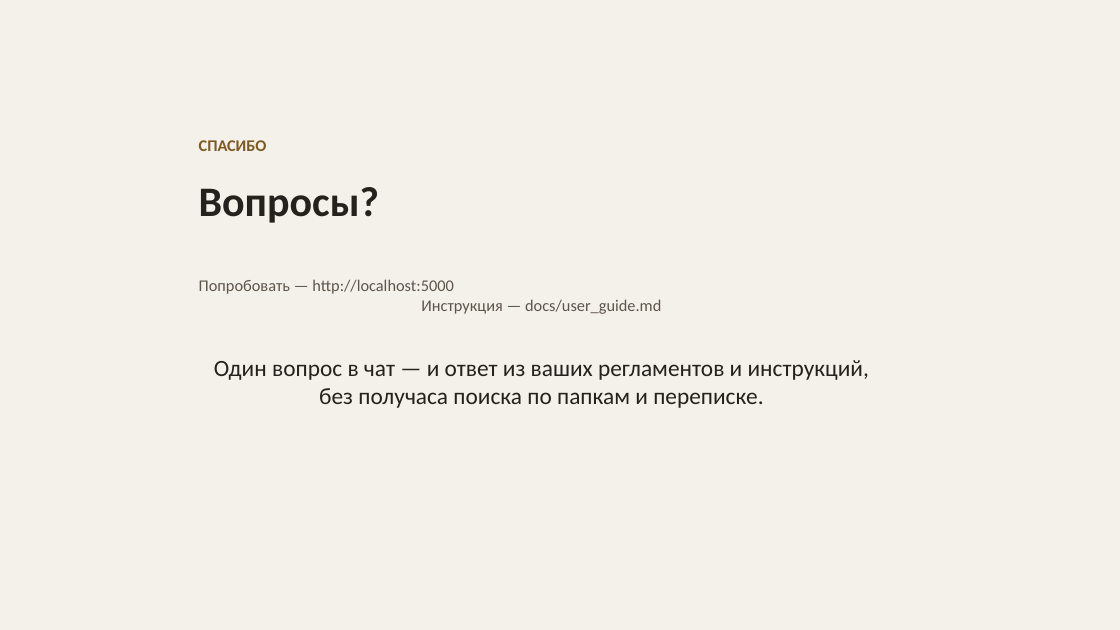
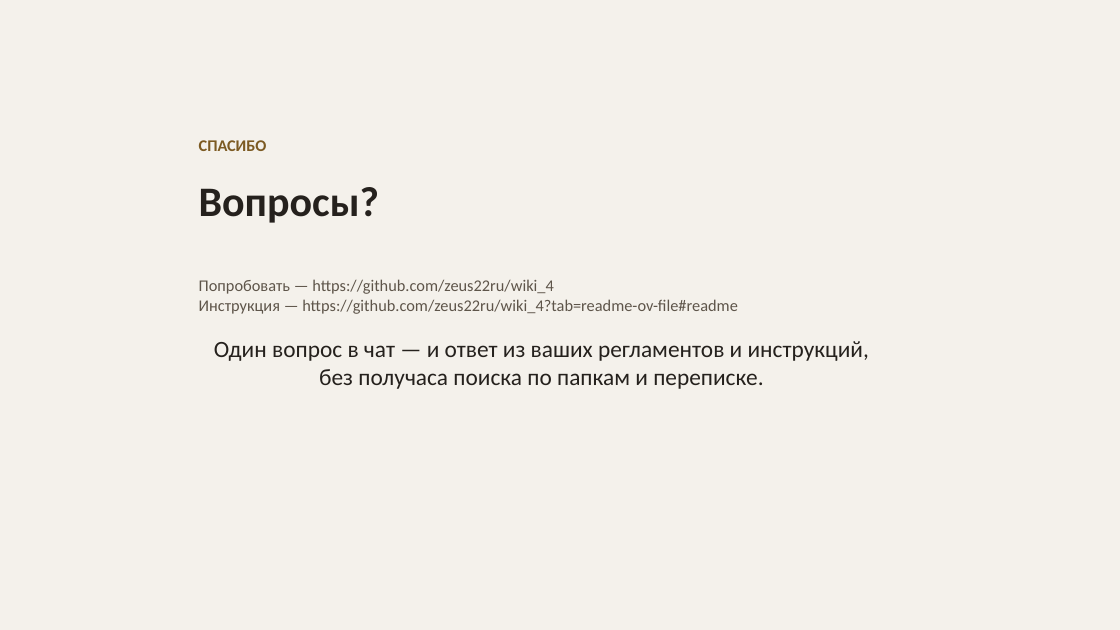
Before and after one commit to zeus22ru/wiki_4, a slide deck: slide 16 of docs/presentation/BochkarII_presentation.pptx. Drawn at 1120x630 pixels with LibreOffice and Linux fonts; fonts in the diff are those of the drawing. Boxes give left, top, right and bottom in pixels: in the first picture for what was removed or moved away, otherwise in the second. Text is boxed around its words. In the diff, an @@ line names an element or a change of style, - is before the commit and + after.

```diff
--- a/docs/presentation/BochkarII_presentation.pptx
+++ b/docs/presentation/BochkarII_presentation.pptx
@@ text at (199,140,869,389): text changed; size 20 to 14 pt; text colour #25211D to #5E554A @@
-СПАСИБО
-Вопросы?
-Попробовать — http://localhost:5000
-Инструкция — docs/user_guide.md
-Один вопрос в чат — и ответ из ваших регламентов и инструкций, без получаса поиска по папкам и переписке.
+СПАСИБО
+Вопросы?
+Попробовать — https://github.com/zeus22ru/wiki_4
+Инструкция — https://github.com/zeus22ru/wiki_4?tab=readme-ov-file#readme
+Один вопрос в чат — и ответ из ваших регламентов и инструкций, без получаса поиска по папкам и переписке.
```
Also in this commit, not shown: 1 other slide changed, 13 other files.
